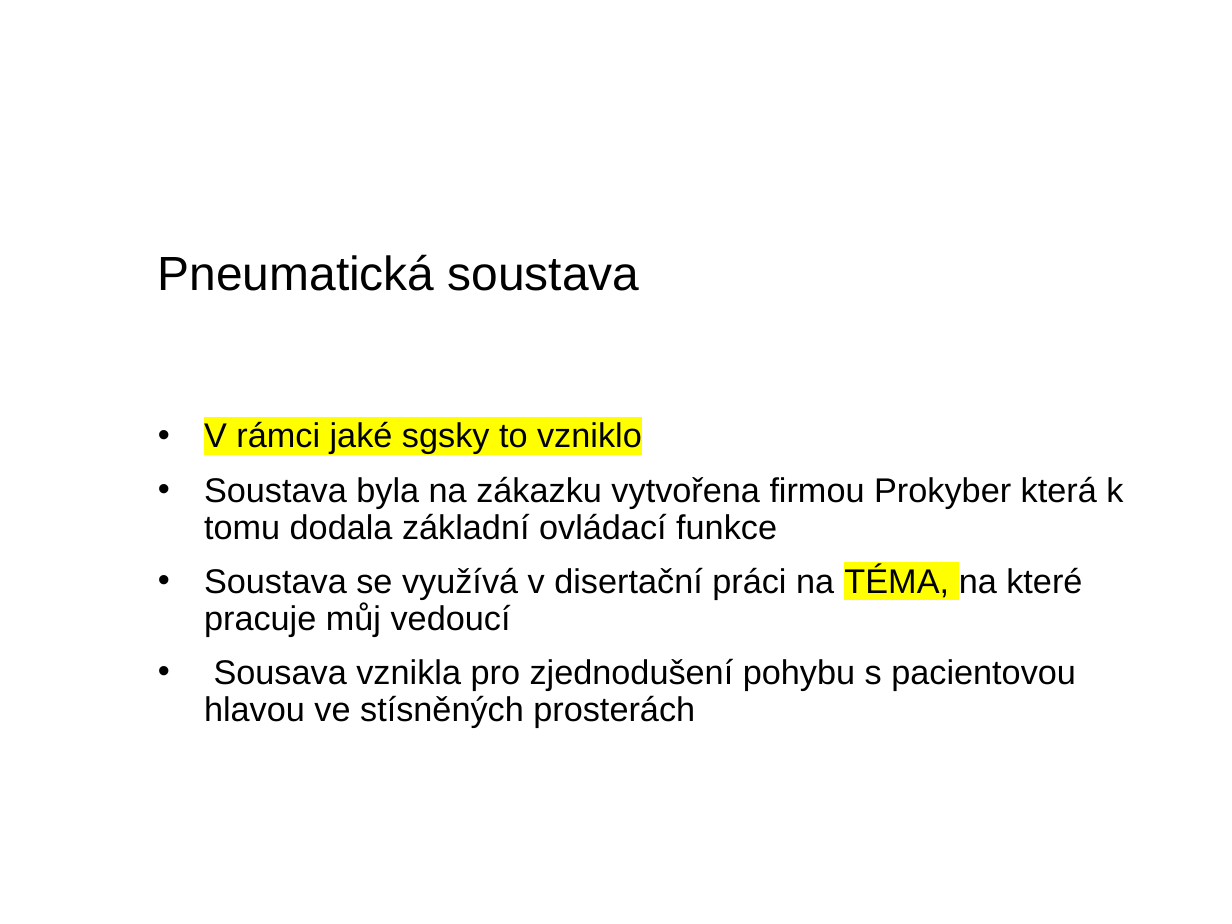
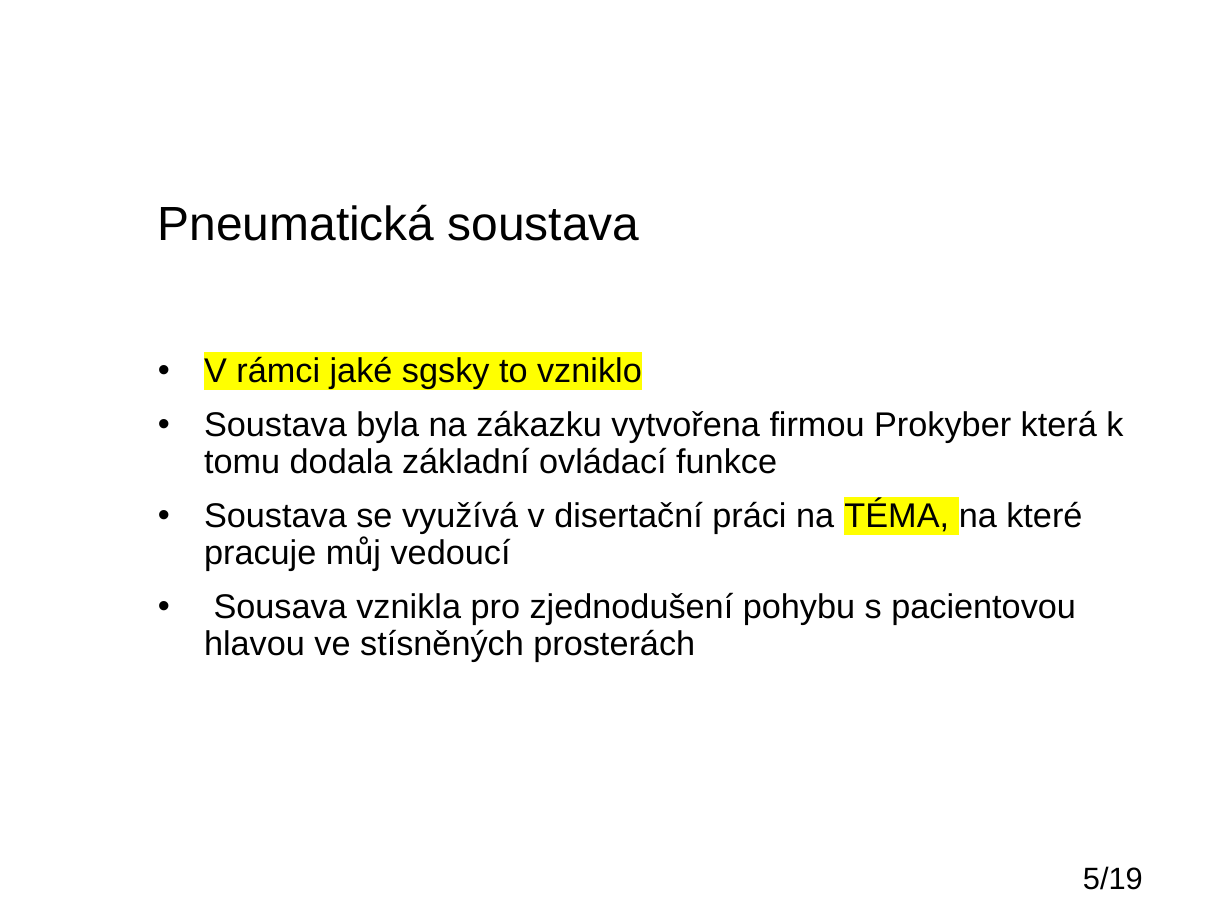
Before and after one commit to IronKnee22/Bakalarka, a slide deck: slide 5 of Obhajoba_darsamar.pptx. Drawn at 1232x924 pixels with LibreOffice and Linux fonts; fonts in the diff are those of the drawing; background and template pictures are left out. Boxes give left, top, right and bottom in pixels: in the first picture for what was removed or moved away, otherwise in the second. Text is boxed around its words. In the diff, an @@ line names an element or a change of style, - is before the commit and + after.

```diff
--- a/Obhajoba_darsamar.pptx
+++ b/Obhajoba_darsamar.pptx
@@ title "Pneumatická soustava": place and size @@
-title "Pneumatická soustava" at [158, 254, 640, 291]
+title "Pneumatická soustava" at [158, 204, 640, 241]
@@ text "V rámci jaké sgsky to ...": place and size @@
-text "V rámci jaké sgsky to ..." at [204, 421, 1123, 727]
+text "V rámci jaké sgsky to ..." at [204, 356, 1123, 662]
@@ page number added at [1083, 866, 1143, 890], 18 pt, text #000000 @@
+5/19
```
Also in this commit, not shown: 11 other slides changed, 6 slides added, 8 slides removed.
